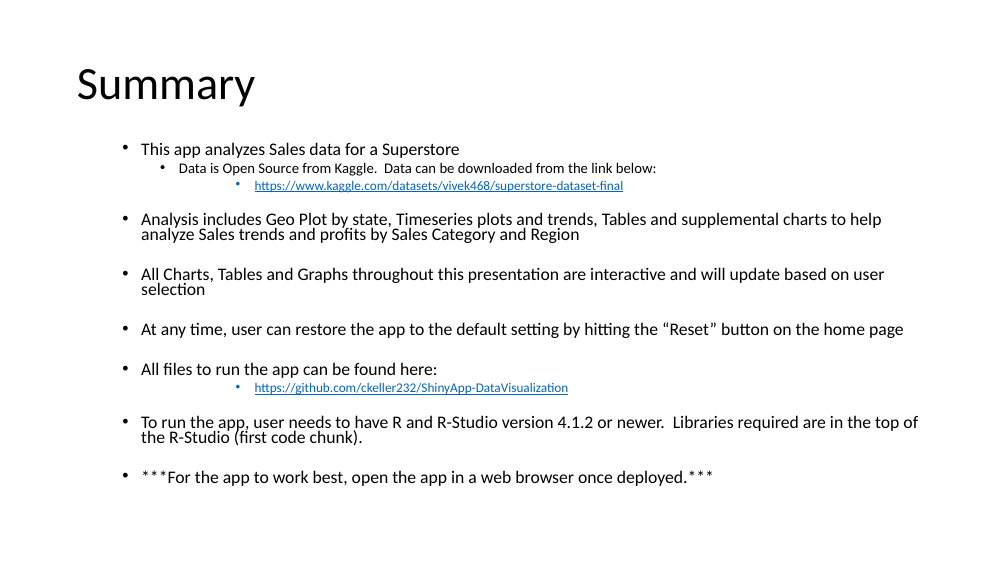
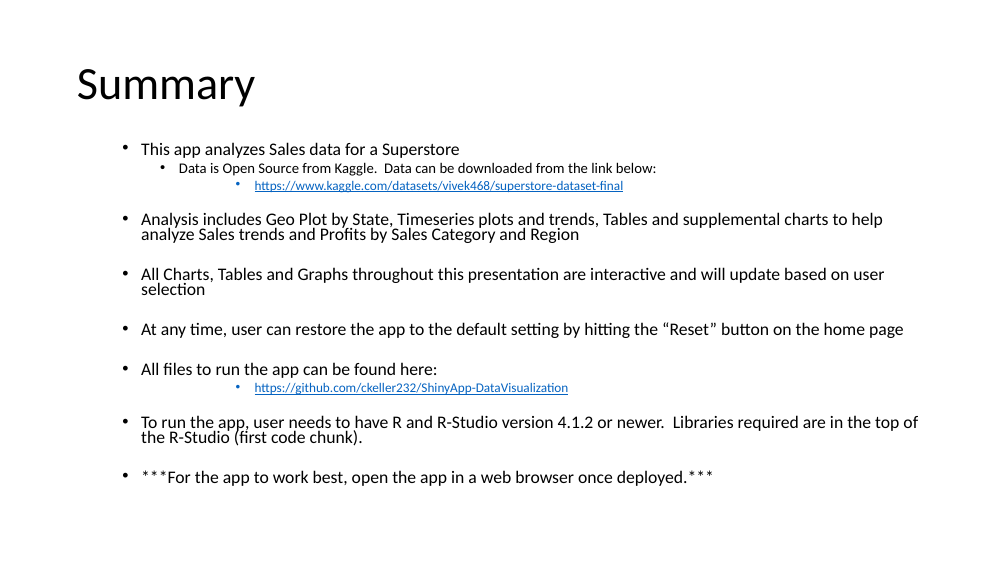
Before and after one commit to ckeller232/ShinyApp-DataVisualization, a slide deck: slide 2 of Superstore Sales Analysis.pptx. Drawn at 1008x567 pixels with LibreOffice and Linux fonts; fonts in the diff are those of the drawing. Boxes give left, top, right and bottom in pixels: in the first picture for what was removed or moved away, otherwise in the second. Text is boxed around its words. In the diff, an @@ line names an element or a change of style, - is before the commit and + after.

Commit message:
Updated app
Updated the app to add a button to filter by State

```diff
--- a/Superstore Sales Analysis.pptx
+++ b/Superstore Sales Analysis.pptx
@@ text at [141, 212, 883, 243]: text changed @@
-  • Analysis includes Geo Plot by state, Timeseries plots and trends, Tables and supplemental charts to help analyze Sales trends and profits by Sales Category and Region
+  • Analysis includes Geo Plot by State, Timeseries plots and trends, Tables and supplemental charts to help analyze Sales trends and Profits by Sales Category and Region
```
Also in this commit, not shown: 5 other slides changed, 1 other file.
